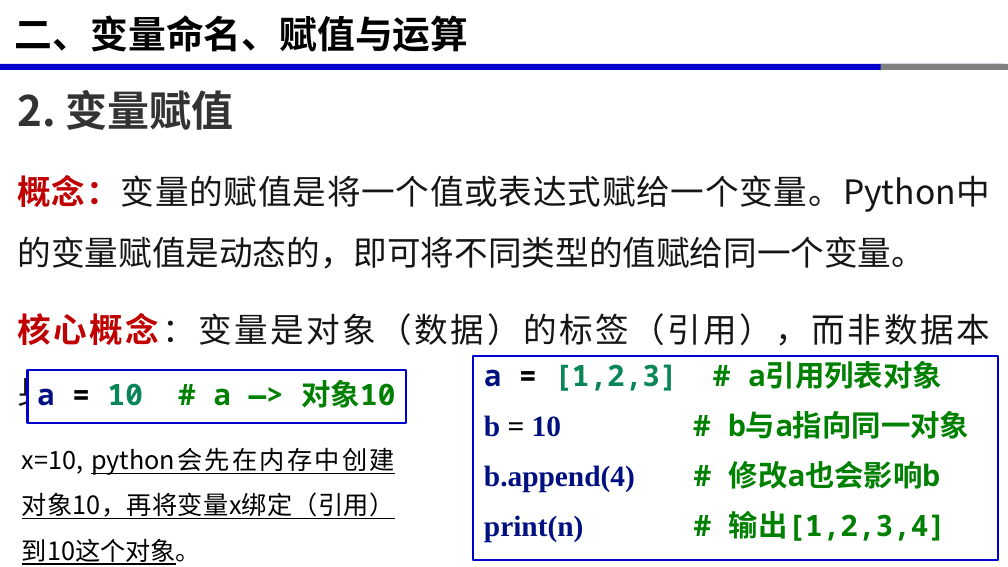
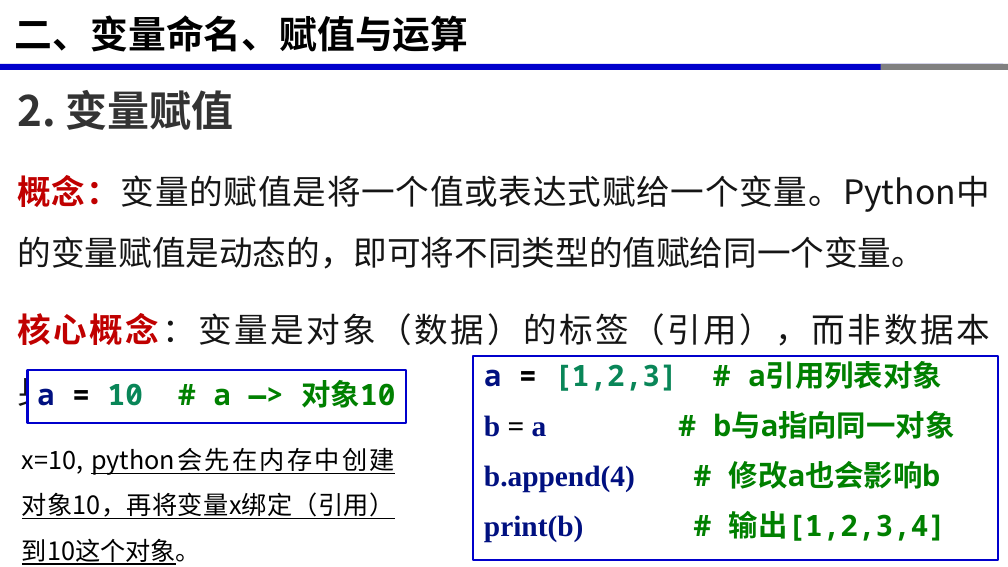
Before and after one commit to xinluo2018/programming-basics, a slide deck: slide 20 of 第2章-变量与数据类型/第2章-变量与数据类型.pptx. Drawn at 1008x567 pixels with LibreOffice and Linux fonts; fonts in the diff are those of the drawing. Boxes give left, top, right and bottom in pixels: in the first picture for what was removed or moved away, otherwise in the second. Text is boxed around its words. In the diff, an @@ line names an element or a change of style, - is before the commit and + after.

```diff
--- a/第2章-变量与数据类型/第2章-变量与数据类型.pptx
+++ b/第2章-变量与数据类型/第2章-变量与数据类型.pptx
@@ text at (x1=484, y1=411, x2=955, y2=439): text changed @@
-b = 10 # b与a指向同一对象
+b = a # b与a指向同一对象
@@ text at (x1=484, y1=511, x2=946, y2=543): text changed @@
-print(n) # 输出[1,2,3,4]
+print(b) # 输出[1,2,3,4]
```
Also in this commit, not shown: 3 other slides changed, 2 slides added, 1 slide removed, 9 other files.
